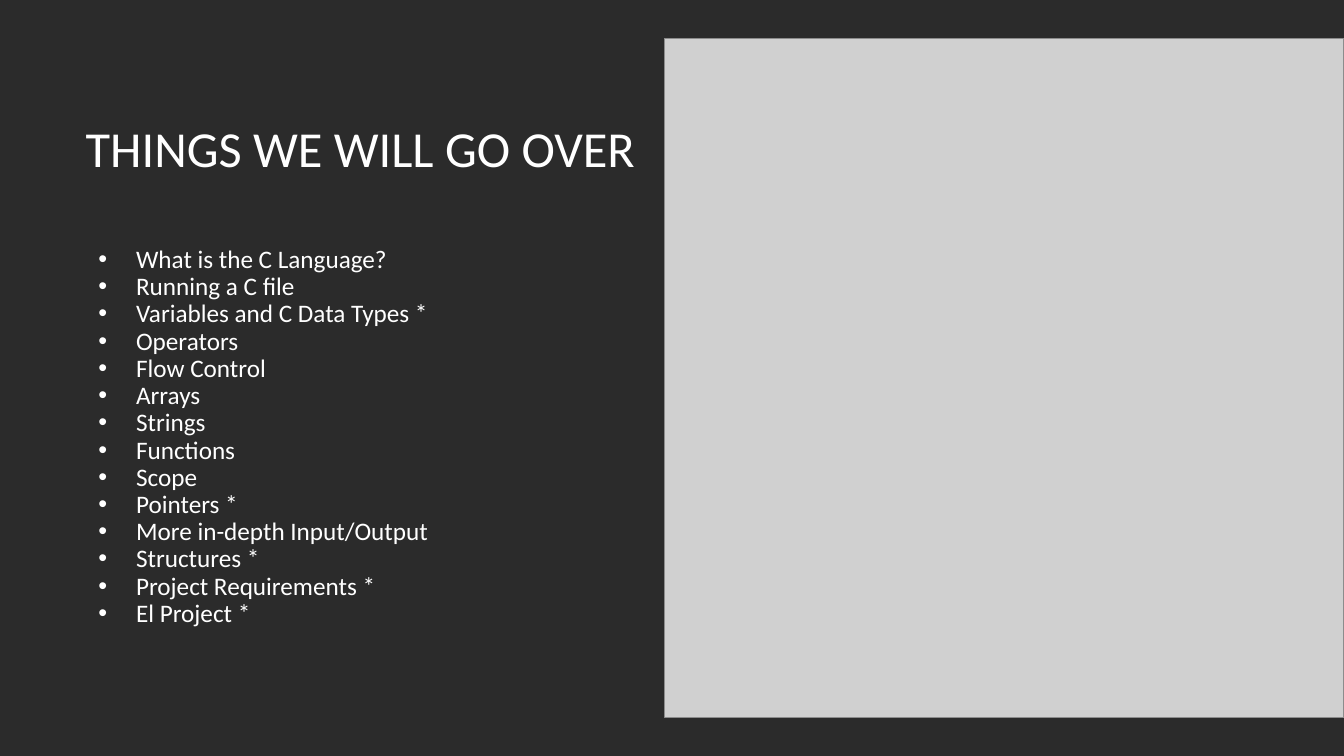
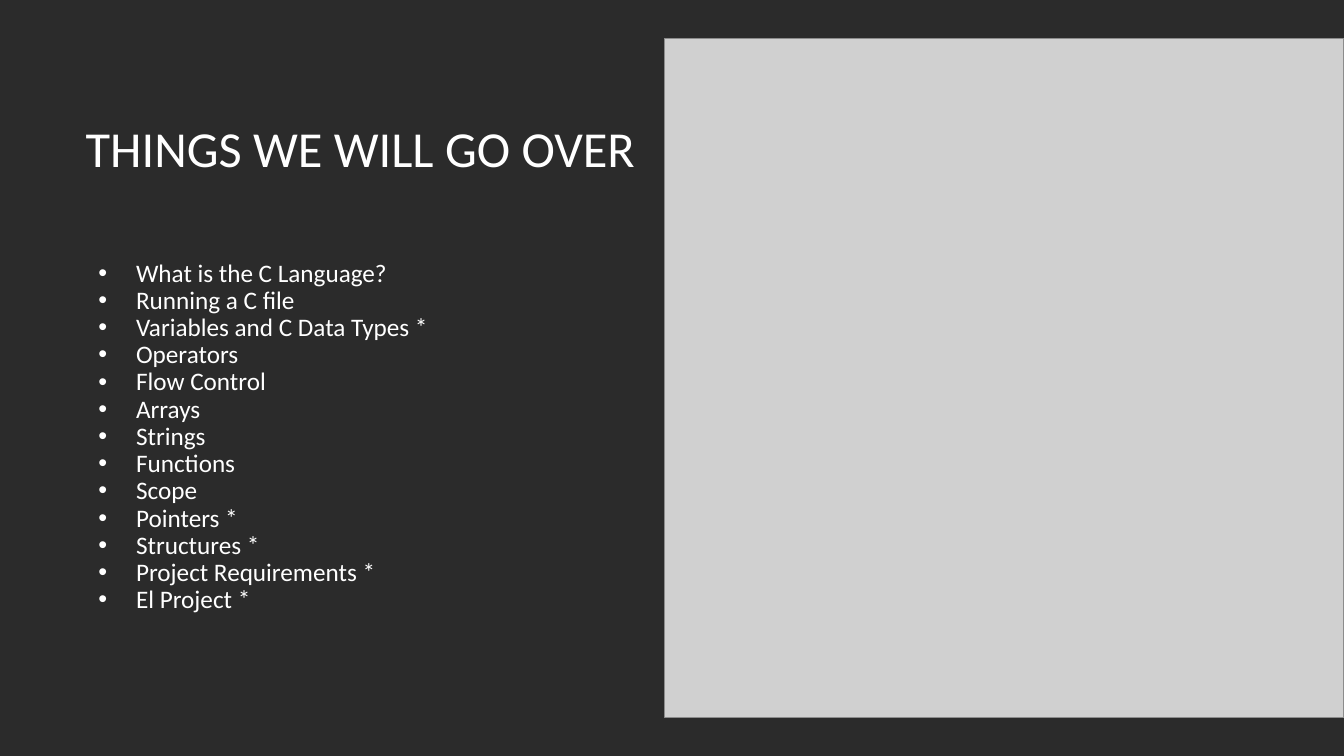
Before and after one commit to fopineda/C-Class, a slide deck: slide 7 of C-Course/Slides/Section0-ClassExpectations.pptx. Drawn at 1344x756 pixels with LibreOffice and Linux fonts; fonts in the diff are those of the drawing; grey boxes stand for pictures; background and template pictures are left out; a plain dark background stands for a picture behind light text. Boxes give left, top, right and bottom in pixels: in the first picture for what was removed or moved away, otherwise in the second. Text is boxed around its words. In the diff, an @@ line names an element or a change of style, - is before the commit and + after.

```diff
--- a/C-Course/Slides/Section0-ClassExpectations.pptx
+++ b/C-Course/Slides/Section0-ClassExpectations.pptx
@@ text at (x1=136, y1=522, x2=427, y2=544): paragraph removed @@
-• More in-depth Input/Output
```
Also in this commit, not shown: 7 other files.
